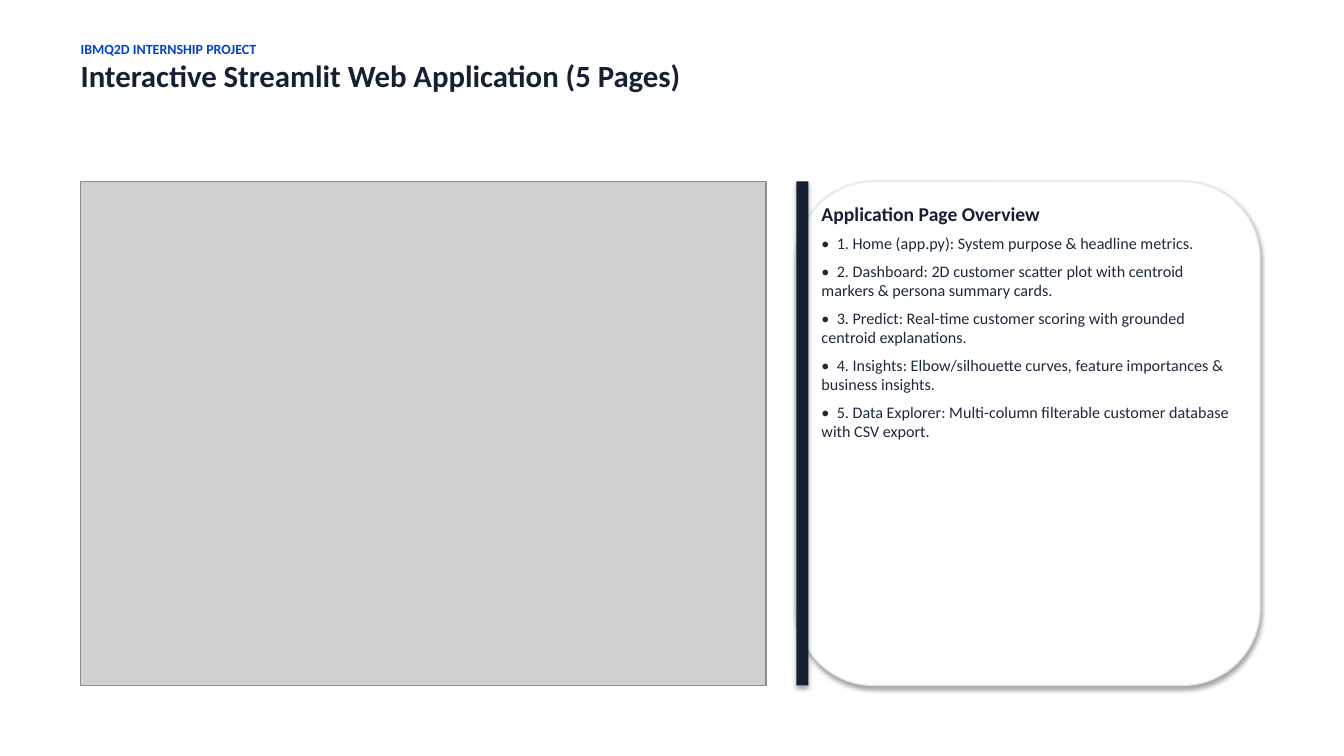
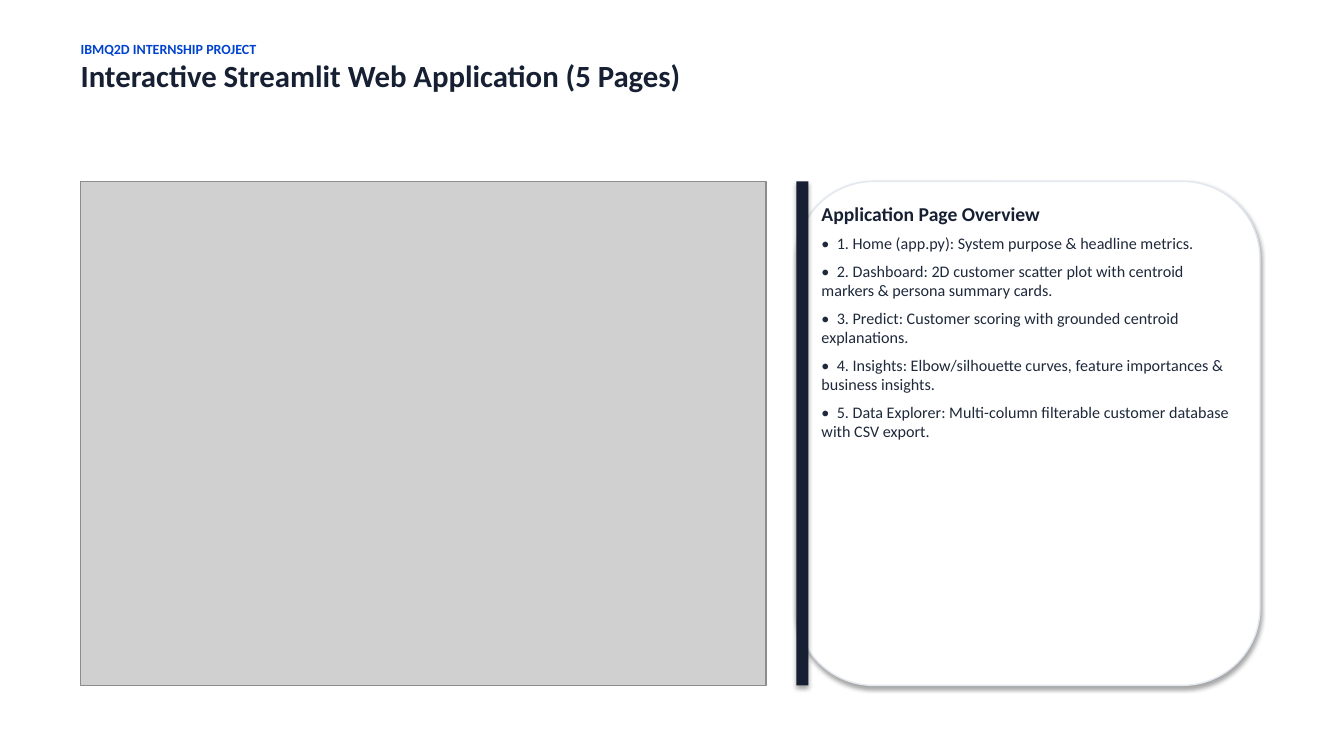
Before and after one commit to karthikeyangullipalli/IBM_Q2D_MultiSegmentCustomerRetailAnalysis, a slide deck: slide 12 of docs/presentation.pptx. Drawn at 1344x756 pixels with LibreOffice and Linux fonts; fonts in the diff are those of the drawing; grey boxes stand for pictures. Boxes give left, top, right and bottom in pixels: in the first picture for what was removed or moved away, otherwise in the second. Text is boxed around its words. In the diff, an @@ line names an element or a change of style, - is before the commit and + after.

```diff
--- a/docs/presentation.pptx
+++ b/docs/presentation.pptx
@@ text at [821,312,1179,346]: text changed @@
-• 3. Predict: Real-time customer scoring with grounded centroid explanations.
+• 3. Predict: Customer scoring with grounded centroid explanations.
```
Also in this commit, not shown: 9 other slides changed, 12 other files.
